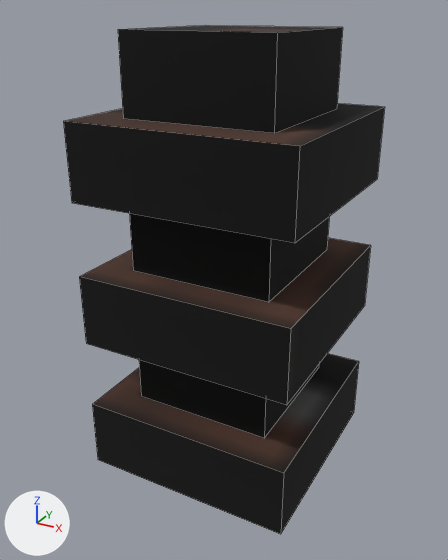
An edit to the OBJ model src/main/resources/assets/immersive_mechanical/models/block/connector/connector_ehv.obj, drawn before and after from the same camera.
Camera for both pictures: a camera (50 mm lens) standing at (0.971, -1.393, 0.779) and looking at (0.491, -0.521, 0.343). Every picture has the same lights, and +X, +Y and +Z are marked at lower left. The older version comes first. Mesh edges are drawn as thin lines. Where no turn or scale is listed for an object, it has been applied to the vertices.
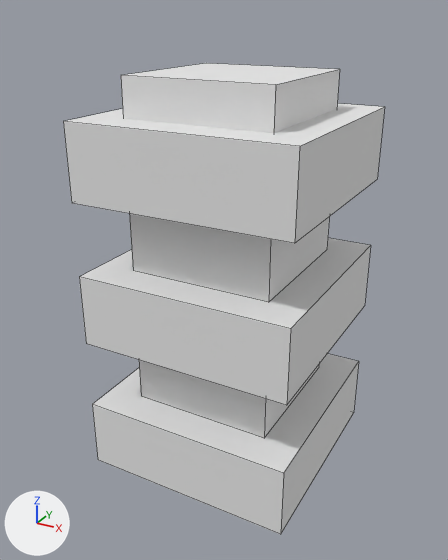
Changed parts and their boxes [x1, y1, x2, y2] in the pictures (448 x 560 px):
'cube.004', recoloured, moved
    before: [79, 238, 371, 405]
    after: [63, 103, 385, 243]
'cube', recoloured, moved, rescaled
    before: [118, 25, 343, 133]
    after: [92, 353, 359, 534]
'cube.005', recoloured, moved, rescaled
    before: [63, 103, 385, 243]
    after: [121, 63, 340, 133]
'cube.002', recoloured, moved, rescaled
    before: [139, 360, 319, 438]
    after: [79, 238, 371, 405]
'cube.001', recoloured, moved, rescaled
    before: [92, 353, 359, 534]
    after: [139, 360, 319, 438]
'cube.003', recoloured, surface changed (black to white)
    both: [129, 213, 329, 302]

Diff of the bpy script that builds the scene:
```diff
--- a/src/main/resources/assets/immersive_mechanical/models/block/connector/connector_ehv.obj.py
+++ b/src/main/resources/assets/immersive_mechanical/models/block/connector/connector_ehv.obj.py
@@ me_cube @@
-me_cube.from_pydata(...)  # 8 vertices, 6 faces; spans x 0.375..0.625, y -0.625..-0.375, z 0.625..0.75
-me_cube.materials.append(mat_m_00cb347a_9057_462b_3ecb_dc7e1cd17b49)  # picture img_connector_ehv
+me_cube.from_pydata(...)  # 8 vertices, 6 faces; spans x 0.312..0.688, y -0.688..-0.312, z 0.0..0.125
+# me_cube part 1: the whole mesh is scaled about its middle by (1.5, 1.5, 1), then moved by (0.0, 0.0, -0.625)
+me_cube.materials.append(mat_m_d72b188c_ec42_5964_1ccc_528cfc63ea49)  # white #e7e7e7
@@ me_cube_001 @@
-me_cube_001.from_pydata(...)  # 8 vertices, 6 faces; spans x 0.312..0.688, y -0.688..-0.312, z 0.0..0.125
-me_cube_001.materials.append(mat_m_00cb347a_9057_462b_3ecb_dc7e1cd17b49)  # picture img_connector_ehv
+me_cube_001.from_pydata(...)  # 8 vertices, 6 faces; spans x 0.375..0.625, y -0.625..-0.375, z 0.125..0.25
+# me_cube_001 part 2: the whole mesh is scaled about its middle by (0.667, 0.667, 1), then moved by (0.0, 0.0, 0.125)
+me_cube_001.materials.append(mat_m_d72b188c_ec42_5964_1ccc_528cfc63ea49)  # white #e7e7e7
@@ me_cube_002 @@
-me_cube_002.from_pydata(...)  # 8 vertices, 6 faces; spans x 0.375..0.625, y -0.625..-0.375, z 0.125..0.25
-me_cube_002.materials.append(mat_m_00cb347a_9057_462b_3ecb_dc7e1cd17b49)  # picture img_connector_ehv
+me_cube_002.from_pydata(...)  # 8 vertices, 6 faces; spans x 0.312..0.688, y -0.688..-0.312, z 0.25..0.375
+# me_cube_002 part 3: the whole mesh is scaled about its middle by (1.5, 1.5, 1), then moved by (0.0, 0.0, 0.125)
+me_cube_002.materials.append(mat_m_d72b188c_ec42_5964_1ccc_528cfc63ea49)  # white #e7e7e7
@@ me_cube_003 @@
 me_cube_003.from_pydata(...)  # 8 vertices, 6 faces; spans x 0.375..0.625, y -0.625..-0.375, z 0.375..0.5
-me_cube_003.materials.append(mat_m_00cb347a_9057_462b_3ecb_dc7e1cd17b49)  # picture img_connector_ehv
+# me_cube_003 part 4: texture (UV) coordinates of 6 of 6 faces, centred in x 0.375..0.625, y -0.625..-0.375, z 0.375..0.5, changed; they spanned u 0.12..0.81, v 0.25..0.81 and now span u 0.0..1.0, v 0.0..1.0
+me_cube_003.materials.append(mat_m_d72b188c_ec42_5964_1ccc_528cfc63ea49)  # white #e7e7e7
@@ me_cube_004 @@
-me_cube_004.from_pydata(...)  # 8 vertices, 6 faces; spans x 0.312..0.688, y -0.688..-0.312, z 0.25..0.375
-me_cube_004.materials.append(mat_m_00cb347a_9057_462b_3ecb_dc7e1cd17b49)  # picture img_connector_ehv
+me_cube_004.from_pydata(...)  # 8 vertices, 6 faces; spans x 0.312..0.688, y -0.687..-0.312, z 0.5..0.625
+# me_cube_004 part 5: the whole mesh is moved by (0.0, 0.0, 0.25)
+me_cube_004.materials.append(mat_m_d72b188c_ec42_5964_1ccc_528cfc63ea49)  # white #e7e7e7
@@ me_cube_005 @@
-me_cube_005.from_pydata(...)  # 8 vertices, 6 faces; spans x 0.312..0.688, y -0.687..-0.312, z 0.5..0.625
-me_cube_005.materials.append(mat_m_00cb347a_9057_462b_3ecb_dc7e1cd17b49)  # picture img_connector_ehv
+me_cube_005.from_pydata(...)  # 8 vertices, 6 faces; spans x 0.375..0.625, y -0.625..-0.375, z 0.562..0.688
+# me_cube_005 part 6: the whole mesh is scaled about its middle by (0.667, 0.667, 1), then moved by (0.0, 0.0, 0.062)
+me_cube_005.materials.append(mat_m_d72b188c_ec42_5964_1ccc_528cfc63ea49)  # white #e7e7e7
```
